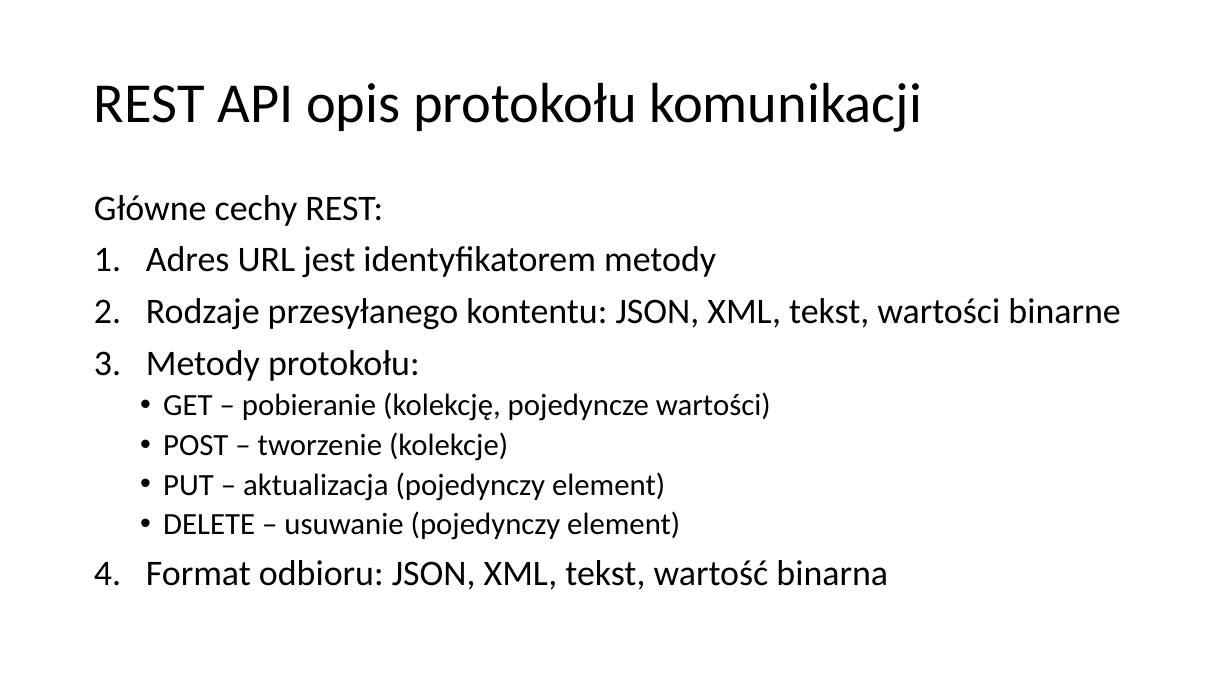
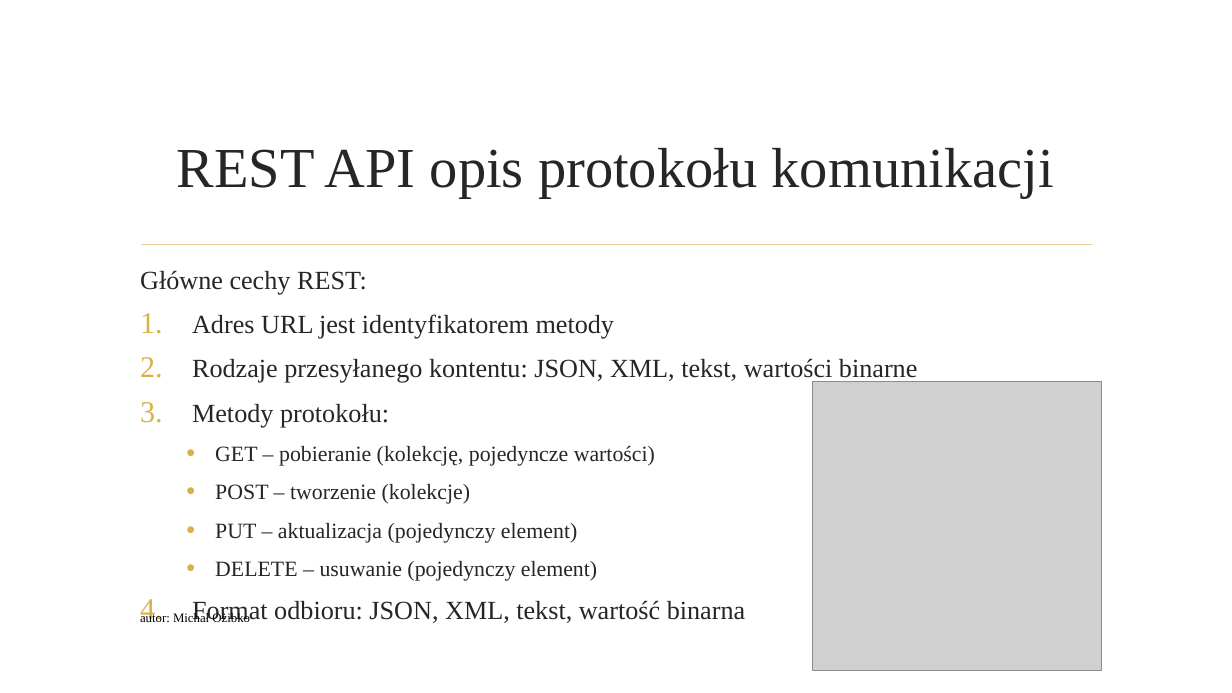
Before and after one commit to qadevpl/repo, a slide deck: slide 4 of JSRestApi/WarsztatQA.pptx. Drawn at 1232x693 pixels with LibreOffice and Linux fonts; fonts in the diff are those of the drawing; grey boxes stand for pictures; background and template pictures are left out. Boxes give left, top, right and bottom in pixels: in the first picture for what was removed or moved away, otherwise in the second. Text is boxed around its words. In the diff, an @@ line names an element or a change of style, - is before the commit and + after.

```diff
--- a/JSRestApi/WarsztatQA.pptx
+++ b/JSRestApi/WarsztatQA.pptx
@@ title "REST API opis protokołu komunikacji": place and size @@
-title "REST API opis protokołu komunikacji" at <box>94,82,922,132</box>
+title "REST API opis protokołu komunikacji" at <box>177,148,1054,198</box>
@@ title "REST API opis protokołu komunikacji" at <box>177,148,1054,198</box>: font Calibri to Times New Roman, text colour #000000 to #262626; alignment left to centre; line spacing 0.9 to 1 @@
@@ text "Główne cechy REST:": place and size @@
-text "Główne cechy REST:" at <box>94,195,1120,590</box>
+text "Główne cechy REST:" at <box>140,270,917,623</box>
@@ text "Główne cechy REST:" at <box>140,270,917,623</box>: size 28 to 20.4 pt in "Główne cechy REST:", "Adres URL jest identyfikatorem metody", "Rodzaje przesyłanego kontentu: JSON, XML, tekst, wartości ...", "Metody protokołu:" and 1 more places; font Calibri to Times New Roman, text colour #000000 to #262626; size 24 to 17 pt in "GET – pobieranie (kolekcję, pojedyncze wartości)", "POST – tworzenie (kolekcje)", "PUT – aktualizacja (pojedynczy element)", "DELETE – usuwanie (pojedynczy element)"; line spacing 0.9 to 1; indent changed; more space between paragraphs @@
@@ line added from (141, 245) to (1092, 245), #E8D191 1.25 pt @@
@@ picture added at <box>812,382,1101,670</box> @@
@@ text added at <box>140,612,250,622</box>, 10 pt, text #000000 @@
+autor: Michał Ożibko
@@ page number added at <box>1046,604,1101,632</box>, 10 pt, text #000000 @@
+4
```
Also in this commit, not shown: 15 other slides changed, 1 slide added, 1 slide removed.
